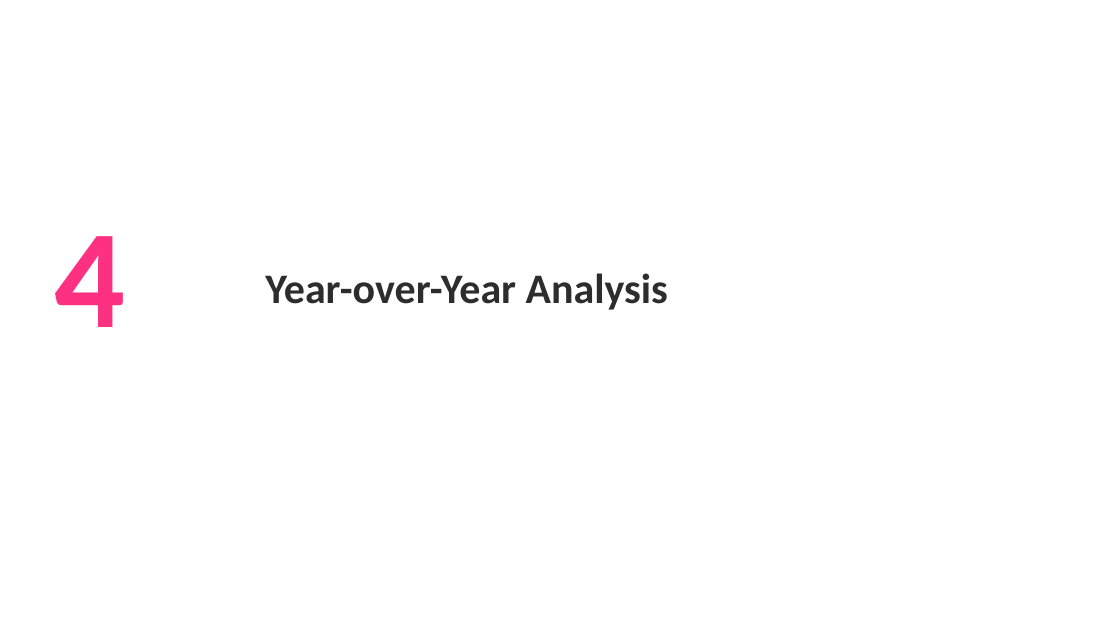
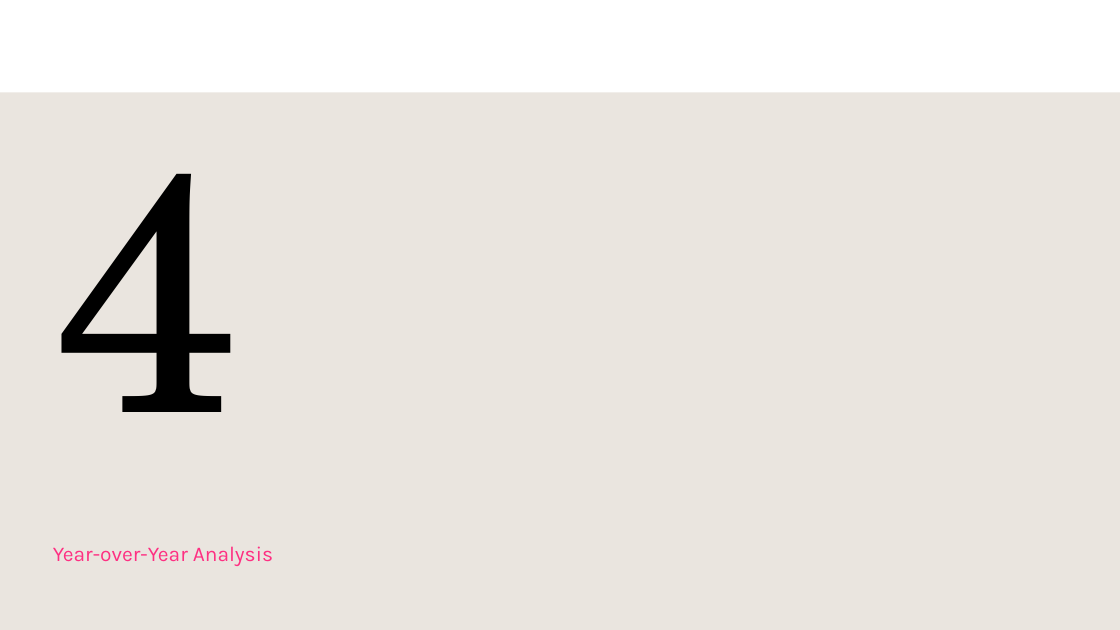
Before and after one commit to orlandojmarin/nyc-taxi-capstone, a slide deck: slide 12 of docs/Capstone_Presentation.pptx. Drawn at 1120x630 pixels with LibreOffice and Linux fonts; fonts in the diff are those of the drawing. Boxes give left, top, right and bottom in pixels: in the first picture for what was removed or moved away, otherwise in the second. Text is boxed around its words. In the diff, an @@ line names an element or a change of style, - is before the commit and + after.

Commit message:
Rebuild presentation on Hartford template with branded title, divider, and conclusion slides

```diff
--- a/docs/Capstone_Presentation.pptx
+++ b/docs/Capstone_Presentation.pptx
@@ rectangle added at (x1=0, y1=92, x2=1120, y2=630), fill #EAE5DF @@
@@ title "4" moved from (x1=54, y1=236, x2=125, y2=327) to (x1=52, y1=173, x2=240, y2=412) @@
@@ title "4" at (x1=52, y1=173, x2=240, y2=412): size 120 to 290 pt, font Calibri to TeX Gyre Schola, text colour #FE3082 to #000000, bold off; line spacing 1 to 0.85 @@
@@ subtitle "Year-over-Year Analysis" moved from (x1=265, y1=273, x2=668, y2=310) to (x1=53, y1=546, x2=273, y2=566) @@
@@ subtitle "Year-over-Year Analysis" at (x1=53, y1=546, x2=273, y2=566): size 36 to 18 pt, font Calibri to Karla, text colour #2D2D2D to #FE3082, bold off; more space between paragraphs; vertical alignment top to bottom @@
```
Also in this commit, not shown: 23 other slides changed.
